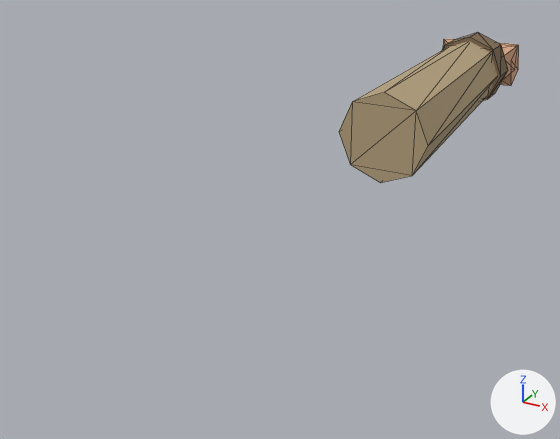
Two versions of the glTF model assets/models/fp_arm.glb, one commit apart.
The view is the same before and after, from a 50 mm lens placed at (0.282, -0.785, 0.239), pointed at (-0.08, -0.127, -0.09). Every picture has the same lights, and +X, +Y and +Z are marked at lower right. The older version comes first. Mesh edges are drawn as thin lines. Vertices at exactly the same position are counted once.

The older version as bpy lines, for what is in view:
```python
me_cone = bpy.data.meshes.new('Cone')
me_cone.from_pydata(...)  # 56 vertices, 92 faces; spans x -0.067..0.05, y -0.162..0.298, z -0.055..0.052
# faces by material slot: [28, 28, 36]
me_cone.materials.append(mat_linen)  # beige #b8a37f
me_cone.materials.append(mat_linen_dark)  # brown #7f6b52
me_cone.materials.append(mat_skin)  # beige #dba885
ob_arm = bpy.data.objects.new('arm', me_cone)
ob_arm.location = (0.0, 0.11, -0.005)
```
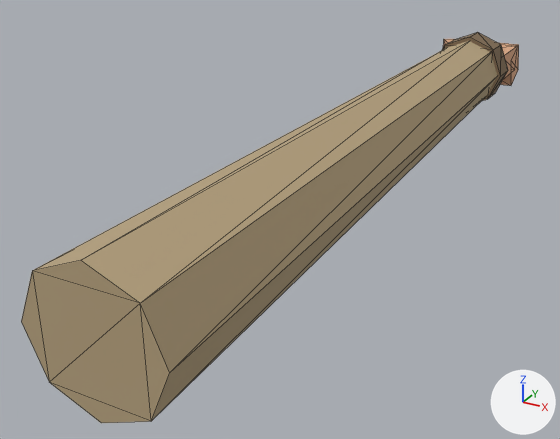
Where the newer file only moved an object's origin or applied its transform, the numbers keep the older frame.

Boxes (x1, y1, x2, y2) around the edits, measured in the pictures (560 x 439 px; the box of a moved part takes in the faces that stretch with it):
'arm', reshaped (176% wider, 158% taller): before (339, 32, 519, 183); after (21, 32, 519, 423)
part 1 of me_cone, moved or reshaped: before (339, 41, 496, 183); after (21, 41, 496, 423)

What changed in the scene script:
```text
Change me_cone:
    used by ob_arm; location = (0.0, 0.11, -0.005)
    remove me_cone.from_pydata(...)  # 56 vertices, 92 faces; spans x -0.067..0.05, y -0.162..0.298, z -0.055..0.052
    add me_cone.from_pydata(...)  # 56 vertices, 92 faces; spans x -0.067..0.056, y -0.611..0.298, z -0.061..0.052
    me_cone part 1
    me_cone.vertices[0].co: (0.0, -0.158, -0.055) -> (0.0, -0.609, -0.061)  # pixel (380, 182) -> pixel (101, 422)
    me_cone.vertices[2].co: (0.035, -0.159, -0.04) -> (0.04, -0.609, -0.045)  # pixel (412, 175) -> pixel (151, 421)
    me_cone.vertices[4].co: (0.05, -0.16, -0.005) -> (0.056, -0.61, -0.005)  # pixel (428, 145) -> pixel (169, 372)
    me_cone.vertices[6].co: (0.035, -0.161, 0.03) -> (0.04, -0.611, 0.035)  # pixel (416, 110) -> pixel (140, 303)
    me_cone.vertices[8].co: (0.0, -0.162, 0.045) -> (0.0, -0.611, 0.051)  # pixel (384, 92) -> pixel (80, 260)
    me_cone.vertices[10].co: (-0.035, -0.161, 0.03) -> (-0.04, -0.611, 0.035)  # pixel (352, 101) -> pixel (32, 270)
    me_cone.vertices[12].co: (-0.05, -0.16, -0.005) -> (-0.056, -0.61, -0.005)  # pixel (338, 131) -> pixel (21, 321)
    me_cone.vertices[14].co: (-0.035, -0.159, -0.04) -> (-0.04, -0.609, -0.045)  # pixel (350, 164) -> pixel (49, 382)
```
